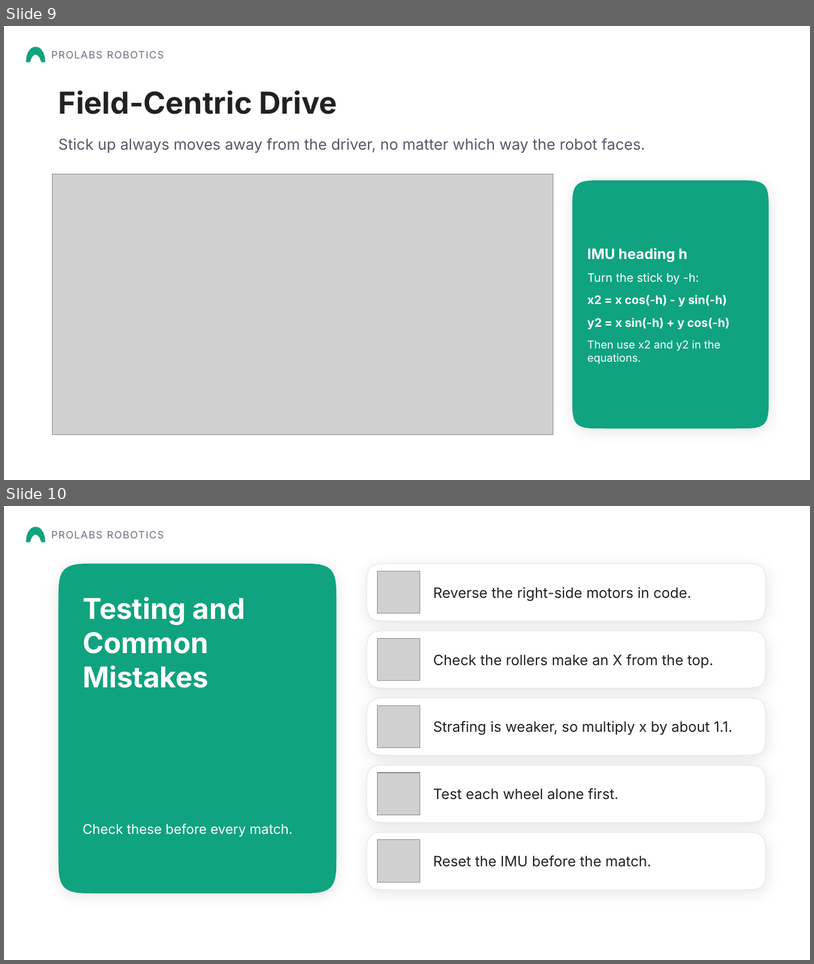
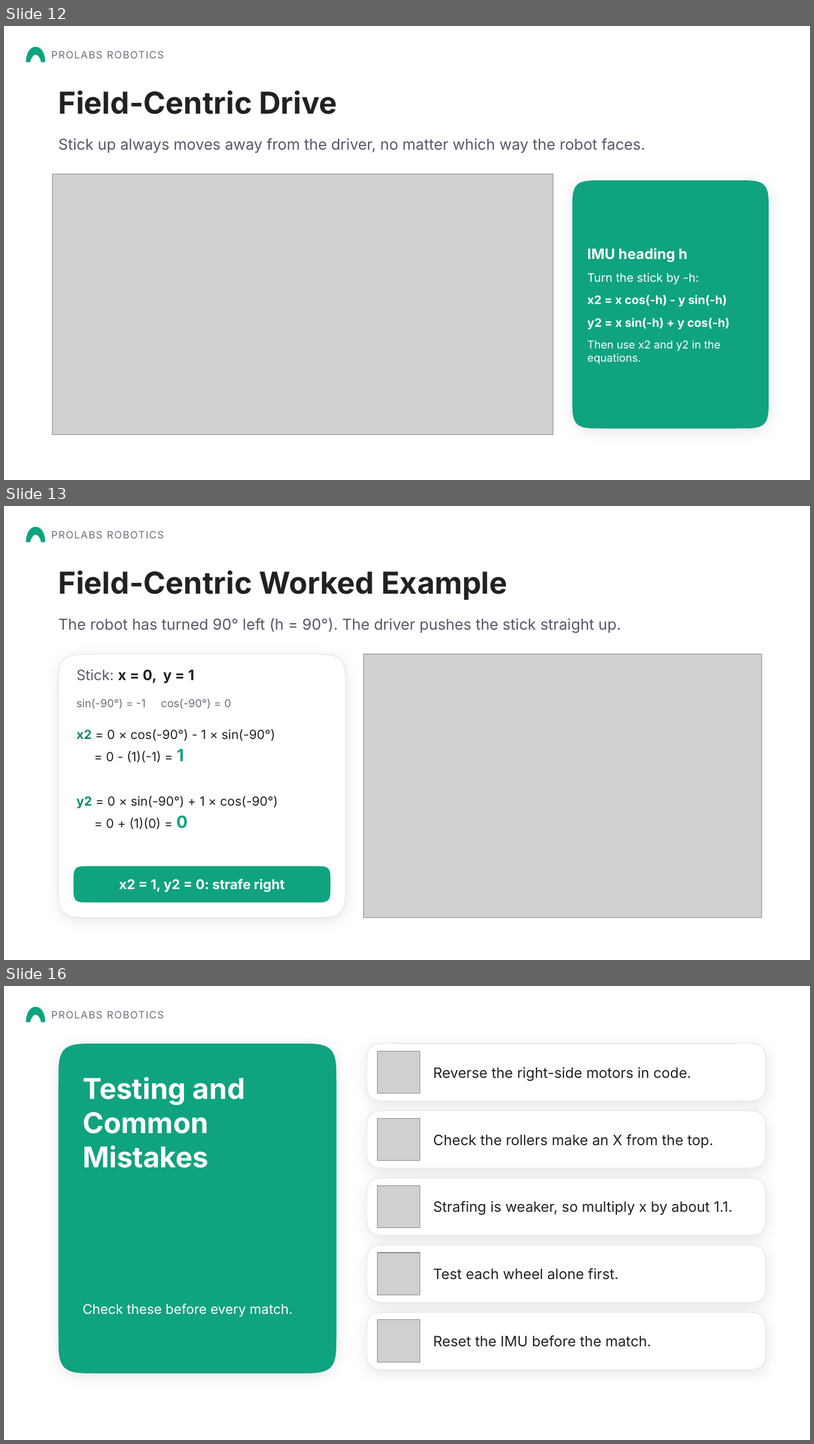
Before and after one commit to Aarav-111/FTC-Bangalore-Resources, a slide deck: FTC Chassis options/Mecanum Wheels Presentation.pptx. Shown one above the other, each under a label of ours: slides 9 and 10 before the commit, slides 12, 13 and 16 after it; the slides between them are not shown. The pictures are 814x964 and 814x1444 pixels, drawn with LibreOffice and Linux fonts; fonts in the diff are those of the drawing; grey boxes stand for pictures; background and template pictures are left out. Boxes give left, top, right and bottom in pixels: in the first picture for what was removed or moved away, otherwise in the second. Text is boxed around its words. In the diff, an @@ line names an element or a change of style, - is before the commit and + after.

```diff
--- a/FTC Chassis options/Mecanum Wheels Presentation.pptx
+++ b/FTC Chassis options/Mecanum Wheels Presentation.pptx
@@ slide 13 added at (x1=4, y1=506, x2=810, y2=960), background picture (left out) @@
@@ freeform shape added at (x1=26, y1=528, x2=45, y2=542), fill #10A37F @@
@@ text added at (x1=51, y1=531, x2=164, y2=538), 12 pt, text #6E6E80 @@
+PROLABS ROBOTICS
@@ text added at (x1=59, y1=570, x2=507, y2=600), 36 pt, text #202123, bold @@
+Field-Centric Worked Example
@@ text added at (x1=59, y1=618, x2=621, y2=633), 18 pt, text #565869 @@
+The robot has turned 90° left (h = 90°). The driver pushes the stick straight up.
@@ freeform shape added at (x1=59, y1=654, x2=346, y2=918), fill #FFFFFF, outline #E5E5E7 0.75 pt @@
@@ picture added at (x1=364, y1=654, x2=762, y2=918) @@
@@ text added at (x1=77, y1=669, x2=194, y2=683), 17 pt, text #202123, bold @@
+Stick: x = 0, y = 1
@@ text added at (x1=77, y1=699, x2=231, y2=709), 13 pt, text #6E6E80 @@
+sin(-90°) = -1 cos(-90°) = 0
@@ text added at (x1=77, y1=729, x2=275, y2=762), 15 pt, text #202123 @@
+x2 = 0 × cos(-90°) - 1 × sin(-90°)
+= 0 - (1)(-1) = 1
@@ text added at (x1=77, y1=795, x2=278, y2=829), 15 pt, text #202123 @@
+y2 = 0 × sin(-90°) + 1 × cos(-90°)
+= 0 + (1)(0) = 0
@@ freeform shape added at (x1=74, y1=866, x2=330, y2=902), fill #10A37F @@
@@ text added at (x1=119, y1=879, x2=285, y2=892), 16 pt, text #FFFFFF, bold @@
+x2 = 1, y2 = 0: strafe right
@@ what was slide 9 is now slide 12 @@
@@ what was slide 10 is now slide 16 @@
```
Also in this commit, not shown: 2 slides changed, 5 other slides added, 3 other files.
